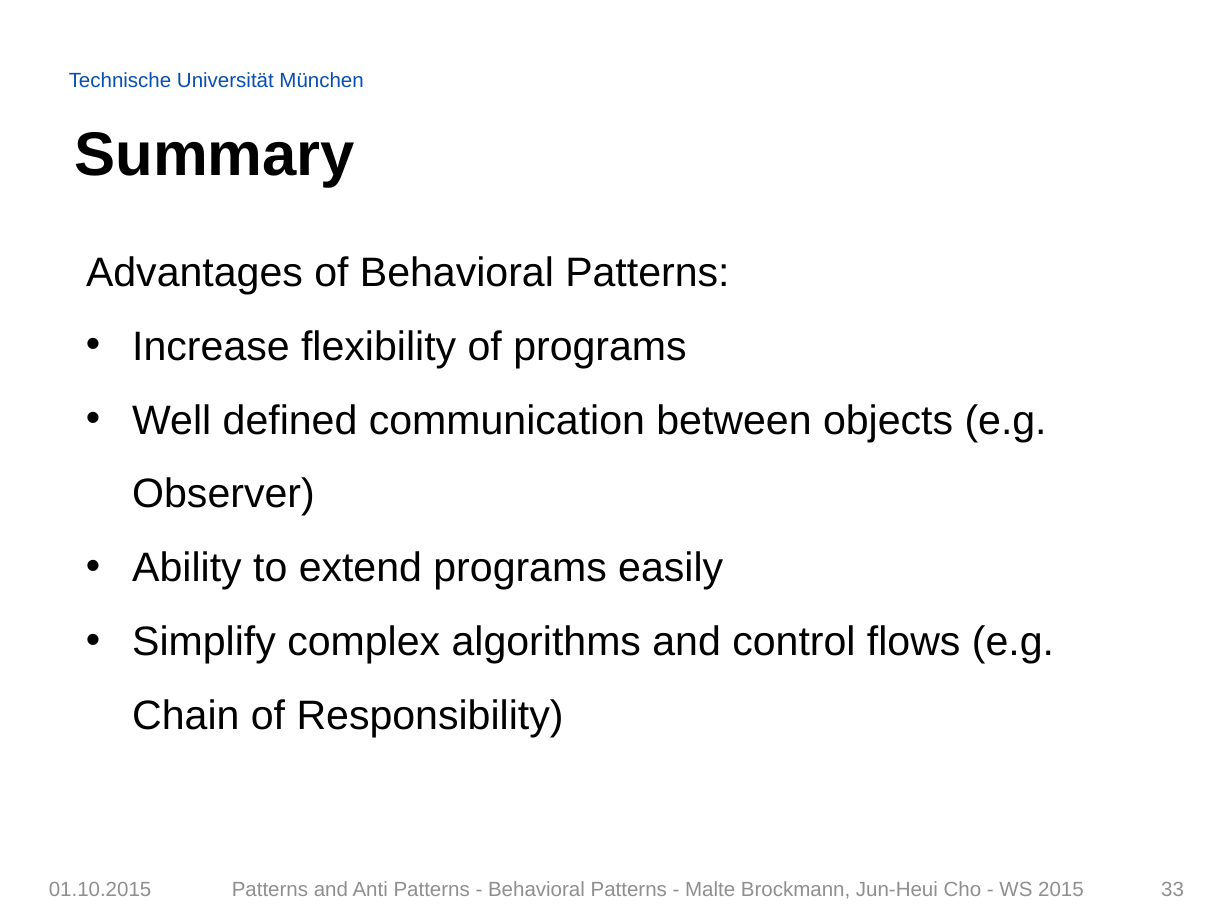
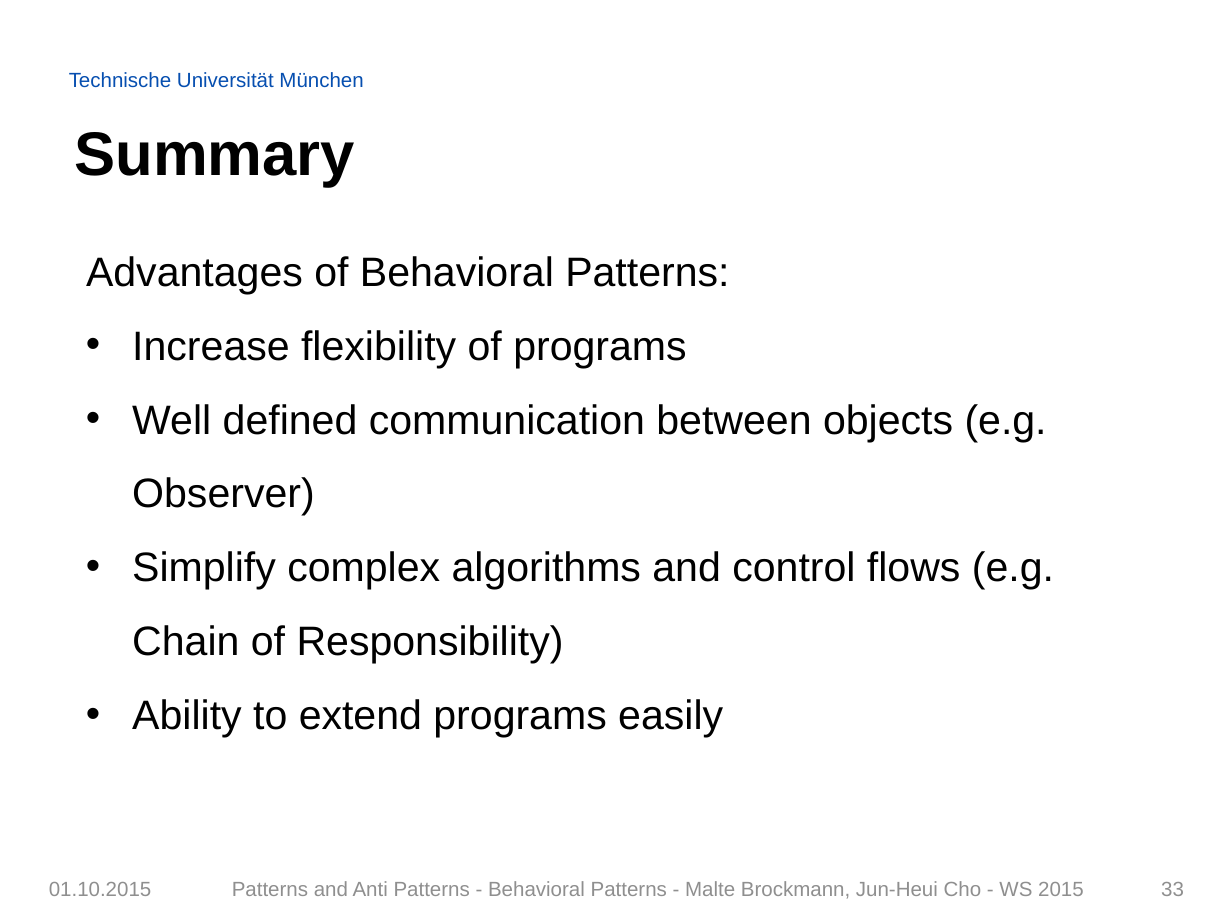
Before and after one commit to Painted6/Behavioral-design-patterns, a slide deck: slide 33 of Behavioral Patterns - JS Patterns and Anti Patterns.pptx. Drawn at 1232x924 pixels with LibreOffice and Linux fonts; fonts in the diff are those of the drawing; background and template pictures are left out. Boxes give left, top, right and bottom in pixels: in the first picture for what was removed or moved away, otherwise in the second. Text is boxed around its words. In the diff, an @@ line names an element or a change of style, - is before the commit and + after.

Commit message:
minor fixes

```diff
--- a/Behavioral Patterns - JS Patterns and Anti Patterns.pptx
+++ b/Behavioral Patterns - JS Patterns and Anti Patterns.pptx
@@ text at <box>132,551,1054,664</box>: paragraph added @@
+• Simplify complex algorithms and control flows (e.g. Chain of Responsibility)
@@ text at <box>132,625,1054,738</box>: paragraph removed @@
-• Simplify complex algorithms and control flows (e.g. Chain of Responsibility)
```
